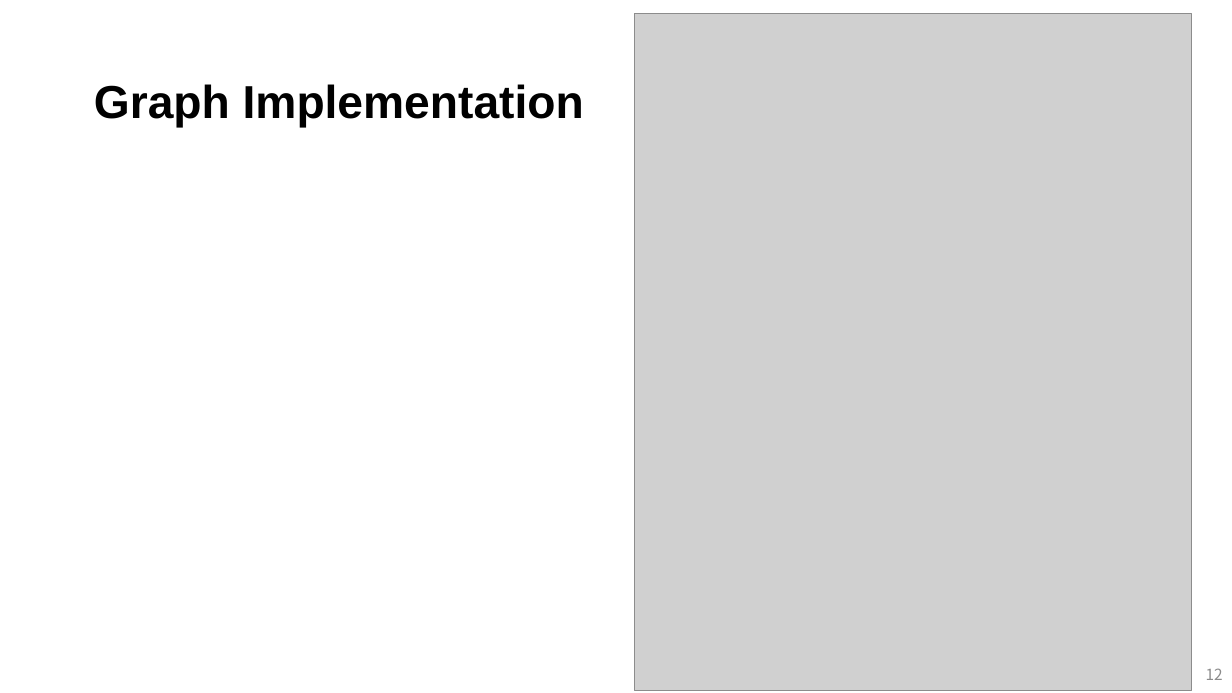
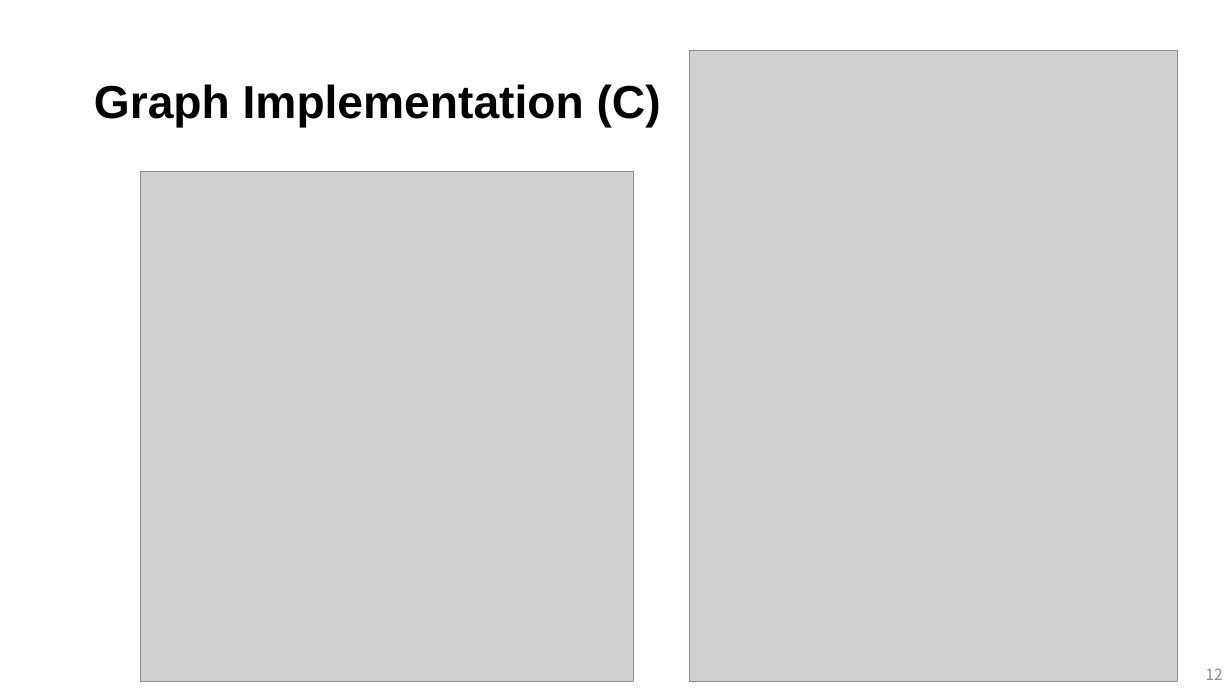
Before and after one commit to mlailab-skku/mlailab-skku.github.io, a slide deck: slide 12 of files/graph_algorithm_1.pptm. Drawn at 1232x693 pixels with LibreOffice and Linux fonts; fonts in the diff are those of the drawing; grey boxes stand for pictures. Boxes give left, top, right and bottom in pixels: in the first picture for what was removed or moved away, otherwise in the second. Text is boxed around its words. In the diff, an @@ line names an element or a change of style, - is before the commit and + after.

```diff
--- a/files/graph_algorithm_1.pptm
+++ b/files/graph_algorithm_1.pptm
@@ picture: place and size @@
-picture at [634,14,1191,690]
+picture at [689,51,1178,681]
@@ title at [94,84,661,128]: text changed @@
-Graph Implementation
+Graph Implementation (C)
@@ picture added at [140,172,634,681] @@
```
Also in this commit, not shown: 3 other slides changed, 1 slide added, 4 other files.
